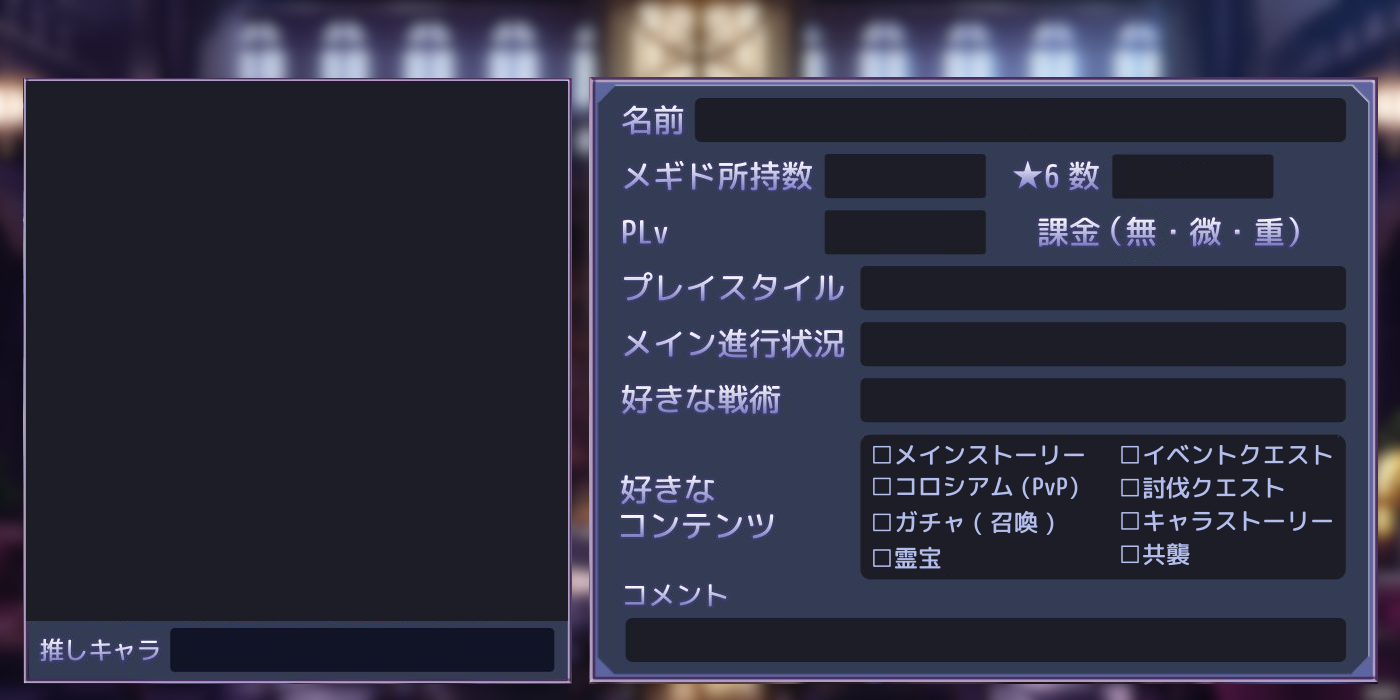
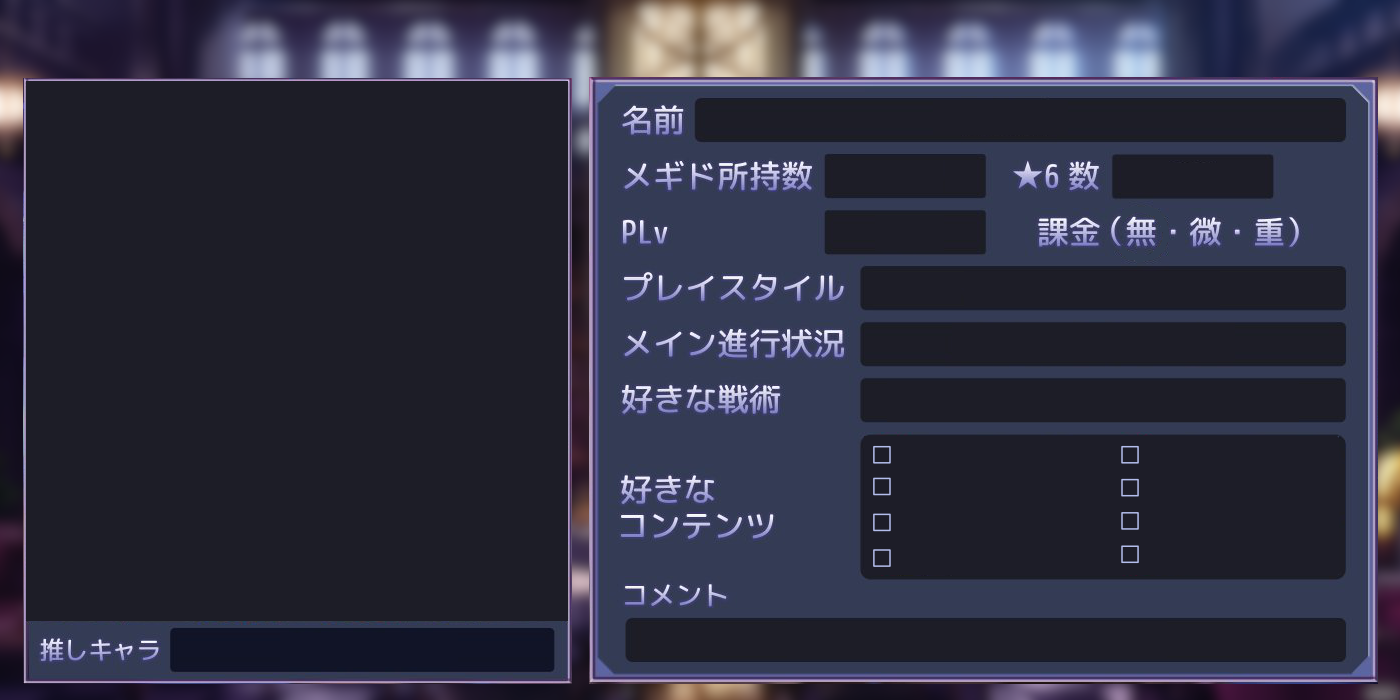
Revision of a layered (1400, 700) image; what changed, layer by layer:
painted on "レイヤー #1" over (895, 444, 1332, 569)
